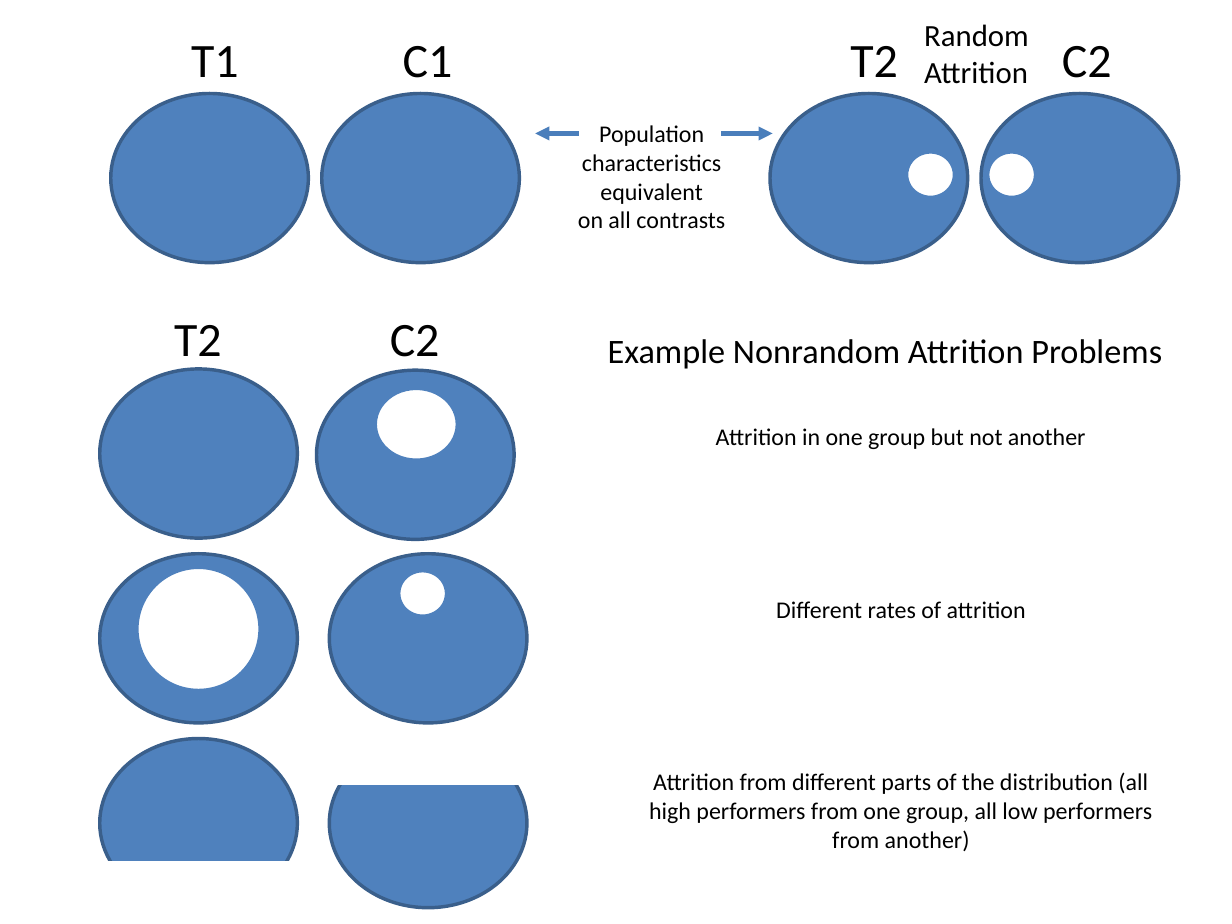
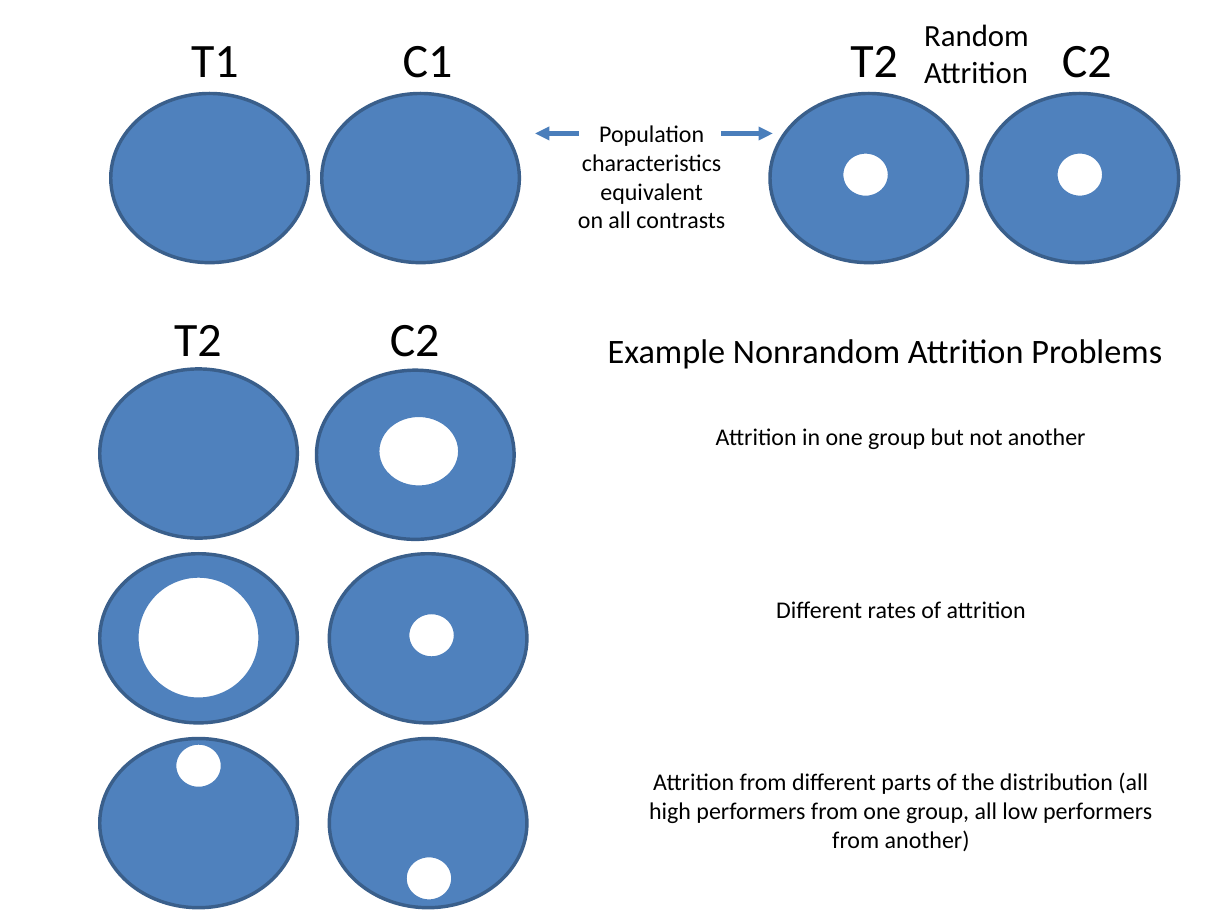
Before and after one commit to DS4PS/cpp-524-sum-2021, a slide deck: slide 11 of lectures/p-07-campbell-scores-v2.pptx (slide 12 before the commit). Drawn at 1232x924 pixels with LibreOffice and Linux fonts; fonts in the diff are those of the drawing. Boxes give left, top, right and bottom in pixels: in the first picture for what was removed or moved away, otherwise in the second. Text is boxed around its words. In the diff, an @@ line names an element or a change of style, - is before the commit and + after.

Commit message:
update lecture

```diff
--- a/lectures/p-07-campbell-scores-v2.pptx
+++ b/lectures/p-07-campbell-scores-v2.pptx
@@ ellipse: place and size @@
-ellipse at box(907, 152, 955, 197)
+ellipse at box(841, 152, 890, 197)
@@ ellipse: place and size @@
-ellipse at box(988, 152, 1036, 197)
+ellipse at box(1056, 152, 1104, 197)
@@ ellipse: place and size @@
-ellipse at box(376, 388, 458, 460)
+ellipse at box(378, 415, 461, 487)
@@ ellipse: place and size @@
-ellipse at box(137, 568, 260, 691)
+ellipse at box(137, 577, 260, 700)
@@ ellipse: place and size @@
-ellipse at box(399, 570, 447, 616)
+ellipse at box(408, 612, 456, 658)
@@ ellipse added at box(175, 743, 223, 788), fill #FFFFFF, outline #4F81BD 2 pt @@
@@ rectangle removed at box(308, 733, 554, 784) @@
@@ rectangle removed at box(75, 862, 322, 913) @@
@@ ellipse added at box(405, 856, 453, 902), fill #FFFFFF, outline #4F81BD 2 pt @@
```
Also in this commit, not shown: 1 other file.
